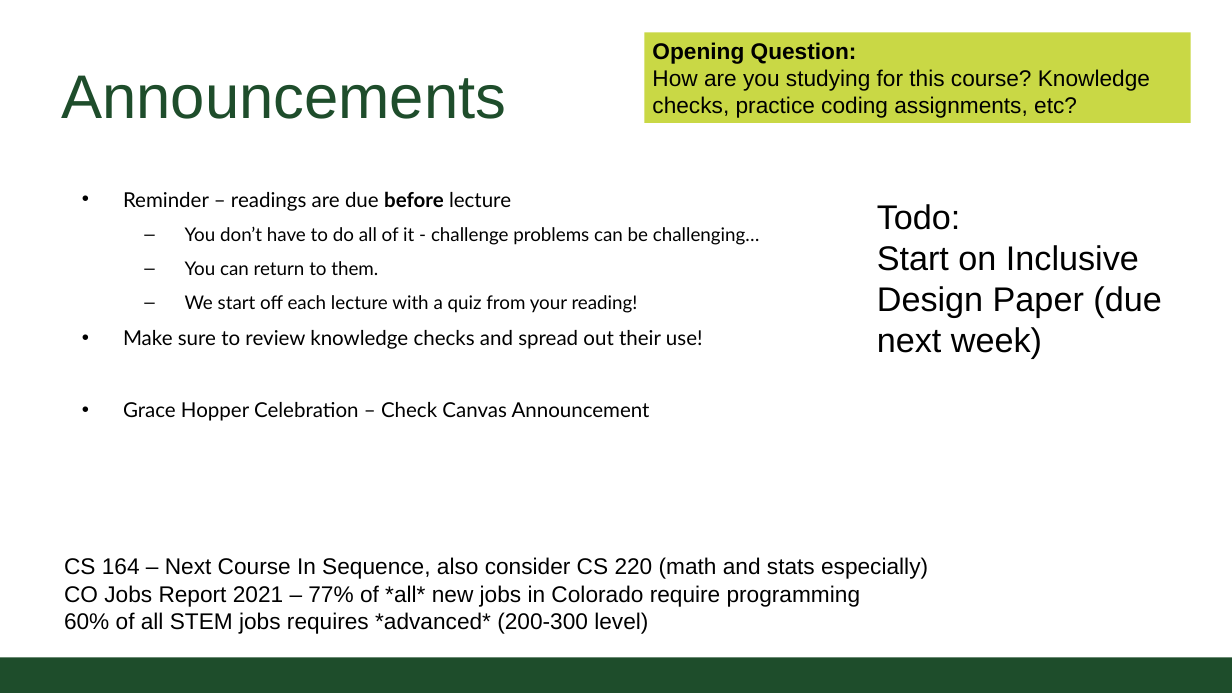
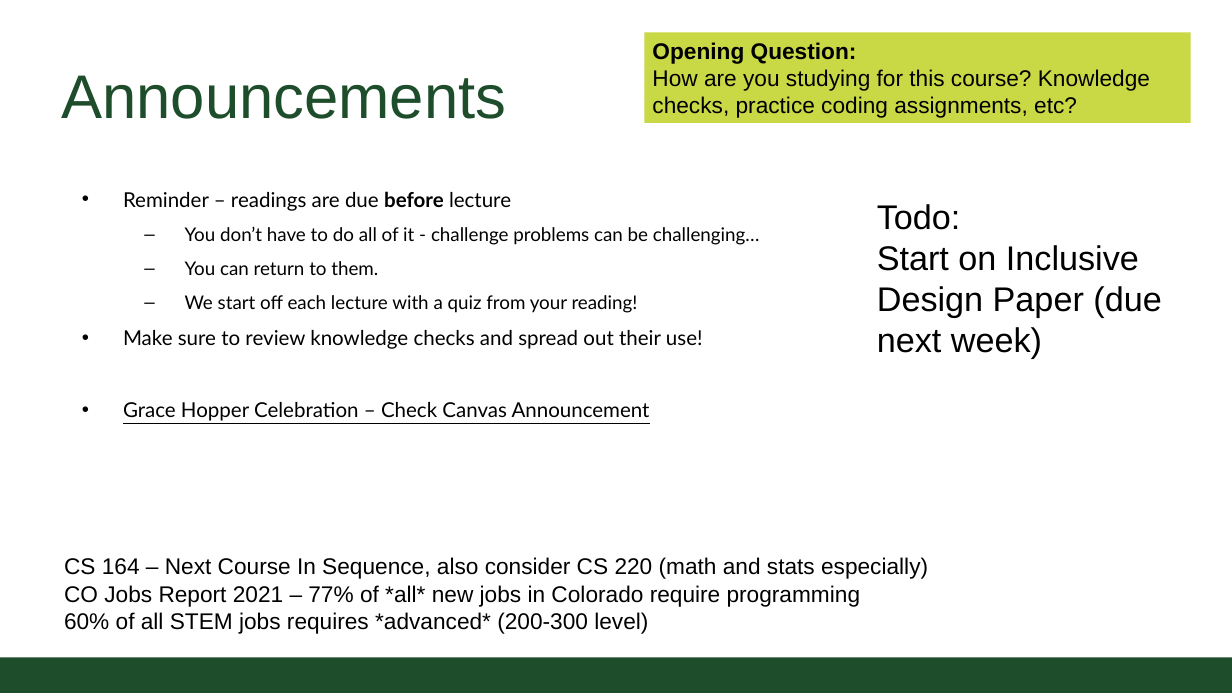
Before and after one commit to CSU-CS150B/handouts, a slide deck: slide 2 of Slides/On-Campus/06_01_ListsAndLoops.pptx. Drawn at 1232x693 pixels with LibreOffice and Linux fonts; fonts in the diff are those of the drawing; background and template pictures are left out. Boxes give left, top, right and bottom in pixels: in the first picture for what was removed or moved away, otherwise in the second. Text is boxed around its words. In the diff, an @@ line names an element or a change of style, - is before the commit and + after.

```diff
--- a/Slides/On-Campus/06_01_ListsAndLoops.pptx
+++ b/Slides/On-Campus/06_01_ListsAndLoops.pptx
@@ text at box(123, 402, 650, 421): underline on in "Grace Hopper Celebration – Check Canvas Announcement" @@
```
Also in this commit, not shown: 1 other file.
